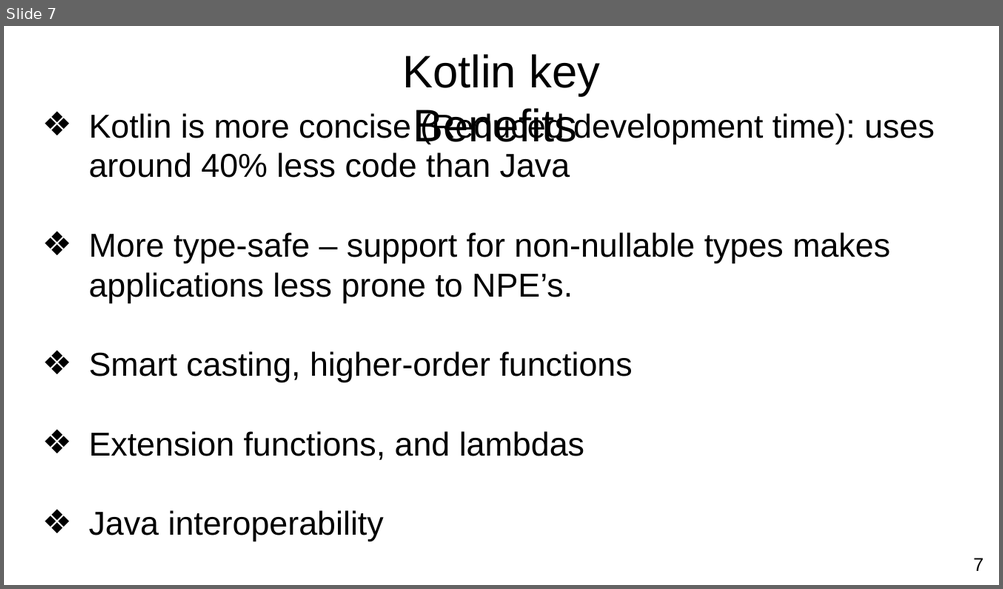
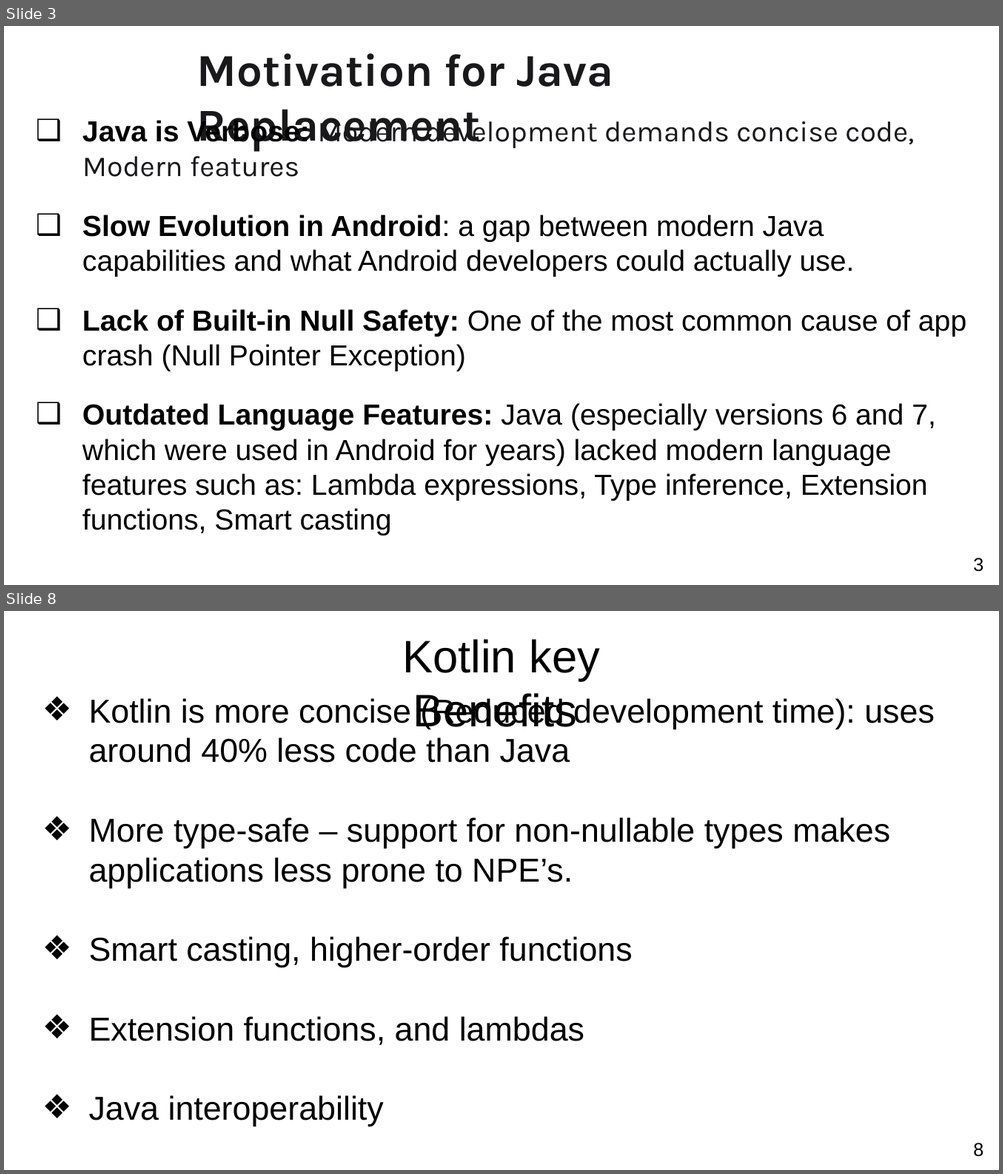
Before and after one commit to Egovictorc/dit, a slide deck: SUM_2025/Advanced_Programming/Kotlin_Java_Replacement_in_Android.pptx. Shown one above the other, each under a label of ours: slide 7 before the commit, slides 3 and 8 after it; the slides between them are not shown. The pictures are 1003x589 and 1003x1174 pixels, drawn with LibreOffice and Linux fonts; fonts in the diff are those of the drawing; background and template pictures are left out. Boxes give left, top, right and bottom in pixels: in the first picture for what was removed or moved away, otherwise in the second. Text is boxed around its words. In the diff, an @@ line names an element or a change of style, - is before the commit and + after.

```diff
--- a/SUM_2025/Advanced_Programming/Kotlin_Java_Replacement_in_Android.pptx
+++ b/SUM_2025/Advanced_Programming/Kotlin_Java_Replacement_in_Android.pptx
@@ slide 3 added at (x1=4, y1=26, x2=999, y2=585), background picture (left out) @@
@@ text added at (x1=197, y1=53, x2=613, y2=152), 44 pt, text #19191C, bold @@
+Motivation for Java Replacement
@@ text added at (x1=82, y1=116, x2=966, y2=536), 28 pt, text #000000 @@
+❑ Java is Verbose: Modern development demands concise code, Modern features
+❑ Slow Evolution in Android: a gap between modern Java capabilities and what Android developers could actually use.
+❑ Lack of Built-in Null Safety: One of the most common cause of app crash (Null Pointer Exception)
+❑ Outdated Language Features: Java (especially versions 6 and 7, which were used in Android for years) lacked modern language features such as: Lambda expressions, Type inference, Extension functions, Smart casting
@@ page number added at (x1=973, y1=558, x2=983, y2=572), 18 pt, text #000000 @@
+3
@@ what was slide 7 is now slide 8 @@
@@ page number at (x1=973, y1=1143, x2=983, y2=1157): text changed @@
-7
+8
```
Also in this commit, not shown: 5 slides changed, 3 other slides added, 1 slide removed, 9 other files.
